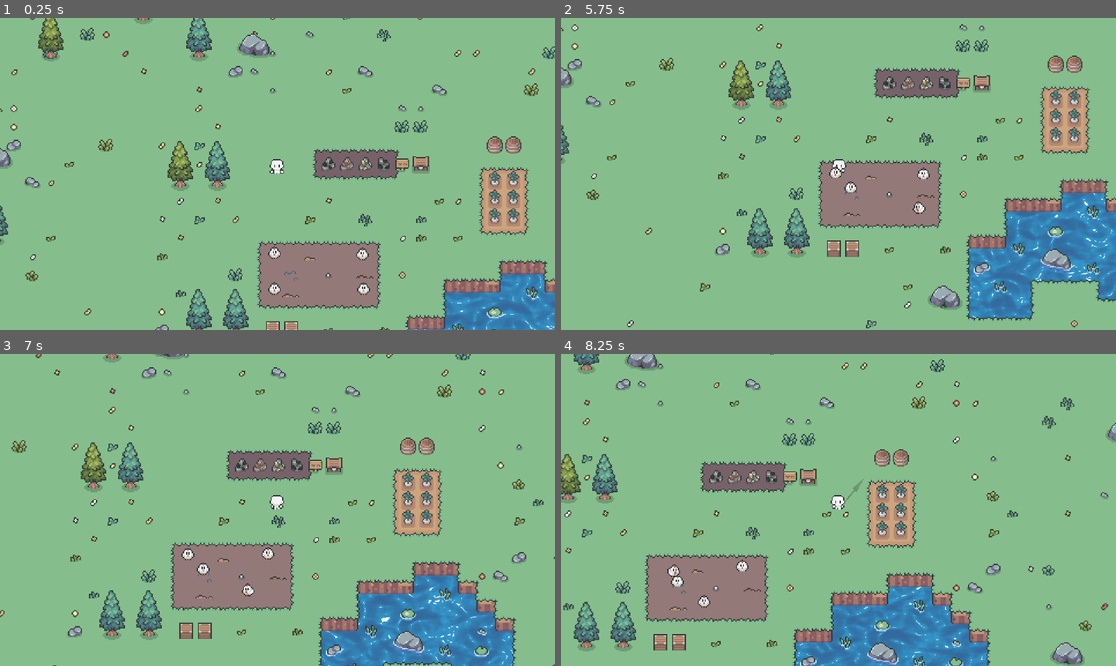
Above: before the commit, frames 1-4 (two rows, left to right).
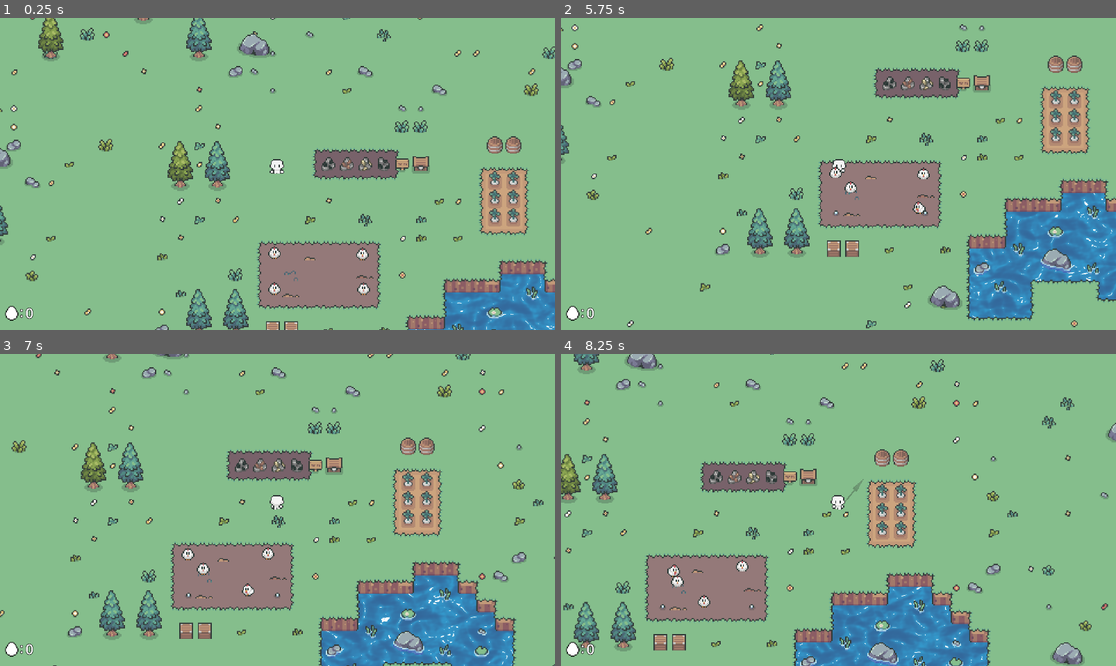
Above: after the commit, the same moments.

Repository: Lord-of-Madness/GameJam2024
Game: Godot game, scene res://Scenes/main_game.tscn
Two runs of this game, one before a commit and one after it. Both use one fixed random seed, a clock stepped at 60 frames per second and the inputs below. The engine's default icon, where the game draws it, is replaced by a stand-in: a white triangle on a blue panel in a dark square.
Inputs (mouse positions are in pixels of both pictures, inside the frame that each line leads up to):
- Up to frame 1 (0.25 s): no input
- Up to frame 2 (5.75 s): tap Enter at 0.5 s; move the mouse to (960, 158) at 0.52 s; hold D (right) 0.53-1.28 s; tap E (interact, bound only after the commit) at 0.6, 1.55, 2.1, 2.85, 3.8, 4.35, 5.1 s; click (960, 158) at 0.67 s; move the mouse to (727, 189) at 1.27 s; hold S (down) 1.28-2.03 s; right-click (727, 189) at 1.35 s; click (727, 189) at 1.42 s; move the mouse to (894, 105) at 2.02 s; hold D (right) 2.03-2.78 s; click (894, 105) at 2.17 s; move the mouse to (810, 236) at 2.77 s; hold W (up) 2.78-3.53 s; click (810, 236) at 2.92 s; move the mouse to (1005, 220) at 3.52 s; hold Right mouse button (Aim) 3.53-4.28 s; hold A (left) 3.53-5.03 s; click (1005, 220) at 3.67 s; move the mouse to (672, 127) at 4.27 s; click (672, 127) at 4.42 s; move the mouse to (866, 174) at 5.02 s; hold S (down) from 5.03 s (still down); click (866, 174) at 5.17 s
- Up to frame 3 (7 s): move the mouse to (194, 432) at 5.77 s; release S (down) at 5.78 s; hold D (right) 5.78-6.53 s; right-click (194, 432) at 5.85 s; click (194, 432) at 5.92 s; tap E (interact, bound only after the commit) at 6.05, 6.6 s; move the mouse to (399, 494) at 6.52 s; hold W (up) from 6.53 s (still down); click (399, 494) at 6.67 s
- Up to frame 4 (8.25 s): move the mouse to (727, 525) at 7.27 s; release W (up) at 7.28 s; hold D (right) 7.28-8.03 s; tap E (interact, bound only after the commit) at 7.35 s; click (727, 525) at 7.42 s; move the mouse to (894, 441) at 8.02 s; hold S (down) from 8.03 s (still down); hold Right mouse button (Aim) from 8.03 s (still down); click (894, 441) at 8.17 s

The runs differ from the first frame. In frame 1, 0.2% of the frame differs, in the area x 0-60%, y 81-98%; in frame 2, 0.2%, in the area x 0-67%, y 55-98%; in frame 3, 0.2%; in frame 4, 0.2%.

Commit message:
create chicken egg counter

Diff:
--- a/Characters/Base_character.tscn
+++ b/Characters/Base_character.tscn
@@ -440,6 +440,7 @@
 radius = 50.0
 
 [node name="BaseCharacter" type="CharacterBody2D"]
+collision_layer = 3
 script = ExtResource("1_7lcwf")
 
 [node name="AnimatedSprite2D" type="AnimatedSprite2D" parent="."]
--- /dev/null
+++ b/Scenes/Egg.tscn
@@ -0,0 +1,25 @@
+[gd_scene load_steps=4 format=3 uid="uid://b4hgikqal8rr5"]
+
+[ext_resource type="Script" path="res://Scenes/egg.gd" id="1_jdb2l"]
+[ext_resource type="Texture2D" uid="uid://dqh6vecxx7c53" path="res://Art/Hana Caraka - Topdown Tileset [sample]/Props/Props-All.png" id="1_vkyny"]
+
+[sub_resource type="CircleShape2D" id="CircleShape2D_8cxor"]
+
+[node name="Egg" type="Node2D"]
+script = ExtResource("1_jdb2l")
+
+[node name="Sprite2D" type="Sprite2D" parent="."]
+position = Vector2(0, -1)
+texture = ExtResource("1_vkyny")
+region_enabled = true
+region_rect = Rect2(0, 80, 16, 16)
+
+[node name="Area2D" type="Area2D" parent="."]
+collision_layer = 0
+collision_mask = 2
+
+[node name="CollisionShape2D" type="CollisionShape2D" parent="Area2D"]
+shape = SubResource("CircleShape2D_8cxor")
+
+[connection signal="body_entered" from="Area2D" to="." method="_on_area_2d_body_entered"]
+[connection signal="body_exited" from="Area2D" to="." method="_on_area_2d_body_exited"]
--- a/Scenes/Health_bar.gd
+++ b/Scenes/Health_bar.gd
@@ -1,11 +1,14 @@
 extends ProgressBar
 
+var base_character: Node2D
+var first_frame := true
 
-func _ready() -> void:
-	%BaseCharacter.health_change.connect(change_hp)
-	max_value = %BaseCharacter.MaxHP
-	value = %BaseCharacter.Health
-
+func _process(delta: float) -> void:
+	if first_frame:
+		first_frame = false
+		base_character.health_change.connect(change_hp)
+		max_value = base_character.MaxHP
+		value = base_character.Health
 
 func change_hp():
-	value = %BaseCharacter.Health
+	value = base_character.Health
--- a/Scenes/Map.tscn
+++ b/Scenes/Map.tscn
@@ -974,7 +974,7 @@
 tile_set = SubResource("TileSet_3k8td")
 
 [node name="GrassLayer" type="TileMapLayer" parent="TileMaps"]
-tile_map_data = PackedByteArray("AAD+//7/AAADAAAAAAD+/wIAAAA …(180367 unchanged characters)… ABAAIAAADa/x0AAAAAAAEAAADa/x4AAAAAAAIAAAD2/wQABwAAAAUAAAA=")
+tile_map_data = PackedByteArray("AAD+//7/AAADAAAAAAD+/wIAAAA …(180367 unchanged characters)… ABAAIAAADa/x0AAAAAAAEAAADa/x4AAAAAAAIAAAA=")
 tile_set = SubResource("TileSet_3k8td")
 
 [node name="OverGrassLayer" type="TileMapLayer" parent="TileMaps"]
--- /dev/null
+++ b/Scenes/UI/UI.tscn
@@ -0,0 +1,111 @@
+[gd_scene load_steps=10 format=3 uid="uid://dq6udp3vcaey"]
+
+[ext_resource type="Script" path="res://Scenes/Health_bar.gd" id="1_pqt8e"]
+[ext_resource type="Script" path="res://Scenes/cycle_announcement.gd" id="2_y38bf"]
+[ext_resource type="LabelSettings" uid="uid://bbm407nhinbqg" path="res://Scenes/LabelData/Pretty_Label.tres" id="3_rtchc"]
+[ext_resource type="Shader" path="res://Scenes/Glitch.gdshader" id="4_v4yd8"]
+[ext_resource type="LabelSettings" uid="uid://bv2est1hx2aj2" path="res://Scenes/LabelData/Bloody_Label.tres" id="5_l6654"]
+[ext_resource type="PackedScene" uid="uid://2hha18fwb78" path="res://Scenes/UI/egg_counter.tscn" id="6_senu2"]
+
+[sub_resource type="StyleBoxFlat" id="StyleBoxFlat_dvggy"]
+bg_color = Color(1, 0, 0, 1)
+
+[sub_resource type="Theme" id="Theme_ilxjc"]
+ProgressBar/styles/fill = SubResource("StyleBoxFlat_dvggy")
+
+[sub_resource type="ShaderMaterial" id="ShaderMaterial_gnyru"]
+shader = ExtResource("4_v4yd8")
+shader_parameter/shake_power = 0.03
+shader_parameter/shake_rate = 0.2
+shader_parameter/shake_speed = 5.0
+shader_parameter/shake_block_size = 30.5
+shader_parameter/shake_color_rate = 0.01
+
+[node name="CanvasLayer" type="CanvasLayer"]
+
+[node name="Control" type="Control" parent="."]
+layout_mode = 3
+anchors_preset = 15
+anchor_right = 1.0
+anchor_bottom = 1.0
+grow_horizontal = 2
+grow_vertical = 2
+mouse_filter = 2
+
+[node name="ProgressBar" type="ProgressBar" parent="Control"]
+layout_mode = 1
+offset_left = 10.0
+offset_right = 50.0
+offset_bottom = 4.0
+scale = Vector2(2, 2)
+theme = SubResource("Theme_ilxjc")
+show_percentage = false
+script = ExtResource("1_pqt8e")
+
+[node name="CycleAnnouncement" type="Control" parent="Control"]
+layout_mode = 1
+anchors_preset = 8
+anchor_left = 0.5
+anchor_top = 0.5
+anchor_right = 0.5
+anchor_bottom = 0.5
+offset_left = -20.0
+offset_top = -14.0
+offset_right = 20.0
+offset_bottom = 14.0
+grow_horizontal = 2
+grow_vertical = 2
+size_flags_vertical = 3
+mouse_filter = 2
+script = ExtResource("2_y38bf")
+
+[node name="Label2" type="Label" parent="Control/CycleAnnouncement"]
+layout_mode = 1
+anchors_preset = 8
+anchor_left = 0.5
+anchor_top = 0.5
+anchor_right = 0.5
+anchor_bottom = 0.5
+offset_left = -352.5
+offset_top = -154.5
+offset_right = 352.5
+offset_bottom = 154.5
+grow_horizontal = 2
+grow_vertical = 2
+text = "With the rising sun
+Everything Changes
+Day begins!"
+label_settings = ExtResource("3_rtchc")
+horizontal_alignment = 1
+vertical_alignment = 1
+
+[node name="Label" type="Label" parent="Control/CycleAnnouncement"]
+material = SubResource("ShaderMaterial_gnyru")
+layout_mode = 1
+anchors_preset = 8
+anchor_left = 0.5
+anchor_top = 0.5
+anchor_right = 0.5
+anchor_bottom = 0.5
+offset_left = -239.5
+offset_top = -154.5
+offset_right = 239.5
+offset_bottom = 154.5
+grow_horizontal = 2
+grow_vertical = 2
+text = "With the setting sun
+EVERYTHING CHANGES
+Night begins!"
+label_settings = ExtResource("5_l6654")
+horizontal_alignment = 1
+vertical_alignment = 1
+
+[node name="EggCounter" parent="Control" instance=ExtResource("6_senu2")]
+layout_mode = 1
+anchors_preset = 2
+anchor_top = 1.0
+offset_top = -25.0
+offset_bottom = -25.0
+grow_vertical = 0
+scale = Vector2(0.5, 0.5)
+size_flags_horizontal = 3
--- /dev/null
+++ b/Scenes/UI/egg_counter.tscn
@@ -0,0 +1,50 @@
+[gd_scene load_steps=3 format=3 uid="uid://2hha18fwb78"]
+
+[ext_resource type="Texture2D" uid="uid://bih1v775yihq7" path="res://Art/egg_icon.png" id="1_llnbe"]
+
+[sub_resource type="LabelSettings" id="LabelSettings_1cjfj"]
+font_size = 24
+outline_size = 3
+outline_color = Color(0, 0, 0, 1)
+
+[node name="EggCounter" type="Control"]
+layout_mode = 3
+anchors_preset = 9
+anchor_bottom = 1.0
+grow_vertical = 2
+scale = Vector2(3, 3)
+
+[node name="TextureRect" type="TextureRect" parent="."]
+layout_mode = 2
+offset_right = 40.0
+offset_bottom = 40.0
+texture = ExtResource("1_llnbe")
+expand_mode = 4
+
+[node name="Container" type="Control" parent="."]
+layout_mode = 2
+anchors_preset = 0
+offset_left = 42.0
+offset_right = 122.0
+offset_bottom = 40.0
+
+[node name="Label" type="Label" parent="Container"]
+layout_mode = 2
+offset_left = -8.0
+offset_top = 2.0
+offset_right = 32.0
+offset_bottom = 36.0
+text = ":"
+label_settings = SubResource("LabelSettings_1cjfj")
+vertical_alignment = 1
+
+[node name="EggCountLabel" type="Label" parent="Container"]
+layout_mode = 0
+offset_left = 2.0
+offset_top = 4.0
+offset_right = 82.0
+offset_bottom = 38.0
+text = "0
+"
+label_settings = SubResource("LabelSettings_1cjfj")
+vertical_alignment = 1
--- a/Scenes/chicken.gd
+++ b/Scenes/chicken.gd
@@ -2,19 +2,27 @@
 
 const MIN_IDLE_TIME := 3.0
 const MAX_IDLE_TIME := 10.0
-
 const MOVEMENT_SPEED := 16.0
+# Maximum number of eggs (of all chickens) in the chicken area.
+const MAX_EGGS_GLOBAL := 2
 
 var rng := RandomNumberGenerator.new()
 var area
 var shape: CollisionShape2D
 var destination: Vector2
 var idle := true
+var egg : Node2D = null
+var eggs_node: Node2D
+var egg_scene
+
+func _ready() -> void:
+	egg_scene = preload("res://Scenes/Egg.tscn")
 
 func _process(delta: float) -> void:
 	if area == null:
 		area = get_parent() as Area2D
 		shape = area.get_child(0) as CollisionShape2D
+		eggs_node = area.get_node("Eggs")
 		start_idle()
 
 	if idle:
@@ -39,6 +47,8 @@
 	$IdleTimer.start(rng.randf_range(MIN_IDLE_TIME, MAX_IDLE_TIME))
 
 func start_walk():
+	try_lay_egg()
+
 	var rect := shape.shape.get_rect()
 	var x := rng.randf_range(rect.position.x, rect.position.x + rect.size.x)
 	var y := rng.randf_range(rect.position.y, rect.position.y + rect.size.y)
@@ -60,3 +70,14 @@
 		$AnimatedSprite2D.play("walk_left")
 	else:
 		$AnimatedSprite2D.play("walk_down")
+
+func try_lay_egg():
+	if egg != null:
+		return
+
+	if eggs_node.get_child_count() >= MAX_EGGS_GLOBAL:
+		return
+
+	egg = egg_scene.instantiate()
+	egg.position = position
+	eggs_node.add_child(egg)
--- /dev/null
+++ b/Scenes/chicken_area.tscn
@@ -0,0 +1,28 @@
+[gd_scene load_steps=3 format=3 uid="uid://b7dgd2bpeqmdx"]
+
+[ext_resource type="PackedScene" uid="uid://cqya1qgay0lur" path="res://Scenes/Chicken.tscn" id="1_6iy0v"]
+
+[sub_resource type="RectangleShape2D" id="RectangleShape2D_jsj1l"]
+size = Vector2(87, 41)
+
+[node name="ChickenArea" type="Area2D"]
+y_sort_enabled = true
+position = Vector2(-51, 116)
+
+[node name="CollisionShape2D" type="CollisionShape2D" parent="."]
+position = Vector2(0.5, 1.5)
+shape = SubResource("RectangleShape2D_jsj1l")
+
+[node name="Eggs" type="Node2D" parent="."]
+
+[node name="Chicken" parent="." instance=ExtResource("1_6iy0v")]
+position = Vector2(-38, -14)
+
+[node name="Chicken2" parent="." instance=ExtResource("1_6iy0v")]
+position = Vector2(38, -13)
+
+[node name="Chicken3" parent="." instance=ExtResource("1_6iy0v")]
+position = Vector2(-38, 17)
+
+[node name="Chicken4" parent="." instance=ExtResource("1_6iy0v")]
+position = Vector2(39, 17)
--- /dev/null
+++ b/Scenes/egg.gd
@@ -0,0 +1,20 @@
+extends Node2D
+
+var is_player_in_range := false
+
+func _ready() -> void:
+	pass
+
+func _process(delta: float) -> void:
+	if !is_player_in_range:
+		return
+
+	if Input.is_action_just_pressed("interact"):
+		PlayerData.egg_count += 1
+		queue_free()
+
+func _on_area_2d_body_entered(body: Node2D) -> void:
+	is_player_in_range = true
+
+func _on_area_2d_body_exited(body: Node2D) -> void:
+	is_player_in_range = false
--- a/Scenes/main_game.gd
+++ b/Scenes/main_game.gd
@@ -11,7 +11,8 @@
 var day = true
 # Called when the node enters the scene tree for the first time.
 func _ready() -> void:
-	Progress = get_node("CanvasLayer/Control/ProgressBar")
+	Progress = $CanvasLayer.get_node("Control/ProgressBar")
+	Progress.base_character = %BaseCharacter
 	%BaseCharacter.position = $SpawnPoint.position
 	%BaseCharacter.death_signal.connect(revive_player)
 	Progress.offset_top = -37
@@ -22,13 +23,8 @@
 	if not shutupIamDebugging:
 		daytheme.play()
 
-
 func revive_player():
 	%BaseCharacter.position = $SpawnPoint.position
-
-# Called every frame. 'delta' is the elapsed time since the previous frame.
-func _process(delta: float) -> void:
-	pass
 
 func night_begins():
 	if not shutupIamDebugging:
--- a/Scenes/main_game.tscn
+++ b/Scenes/main_game.tscn
@@ -1,34 +1,13 @@
-[gd_scene load_steps=17 format=3 uid="uid://rwuknlr3kl4u"]
+[gd_scene load_steps=9 format=3 uid="uid://rwuknlr3kl4u"]
 
 [ext_resource type="Script" path="res://Scenes/main_game.gd" id="1_4f8sh"]
 [ext_resource type="PackedScene" uid="uid://e5x1aso3uw0c" path="res://Scenes/Map.tscn" id="1_a3im0"]
 [ext_resource type="PackedScene" uid="uid://dc0yu32iay8ld" path="res://Scenes/enemy.tscn" id="2_yenkv"]
-[ext_resource type="PackedScene" uid="uid://cqya1qgay0lur" path="res://Scenes/Chicken.tscn" id="3_cl2rf"]
-[ext_resource type="Script" path="res://Scenes/Health_bar.gd" id="4_dmxu2"]
-[ext_resource type="Script" path="res://Scenes/cycle_announcement.gd" id="5_8yxll"]
-[ext_resource type="Shader" path="res://Scenes/Glitch.gdshader" id="5_wt5iu"]
-[ext_resource type="LabelSettings" uid="uid://bbm407nhinbqg" path="res://Scenes/LabelData/Pretty_Label.tres" id="6_wvree"]
-[ext_resource type="LabelSettings" uid="uid://bv2est1hx2aj2" path="res://Scenes/LabelData/Bloody_Label.tres" id="8_x2o6i"]
+[ext_resource type="PackedScene" uid="uid://dq6udp3vcaey" path="res://Scenes/UI/UI.tscn" id="8_15xpe"]
 [ext_resource type="PackedScene" uid="uid://bwbscfbgtifl4" path="res://Characters/Base_character.tscn" id="9_kdaui"]
 [ext_resource type="AudioStream" uid="uid://bkokx2tgeumq8" path="res://Art/Music/Night-theme.mp3" id="10_4m1tr"]
 [ext_resource type="AudioStream" uid="uid://d15gueecn504r" path="res://Art/Music/Day-theme.mp3" id="11_gexmh"]
-
-[sub_resource type="StyleBoxFlat" id="StyleBoxFlat_dvggy"]
-bg_color = Color(1, 0, 0, 1)
-
-[sub_resource type="Theme" id="Theme_ilxjc"]
-ProgressBar/styles/fill = SubResource("StyleBoxFlat_dvggy")
-
-[sub_resource type="ShaderMaterial" id="ShaderMaterial_gnyru"]
-shader = ExtResource("5_wt5iu")
-shader_parameter/shake_power = 0.03
-shader_parameter/shake_rate = 0.2
-shader_parameter/shake_speed = 5.0
-shader_parameter/shake_block_size = 30.5
-shader_parameter/shake_color_rate = 0.01
-
-[sub_resource type="RectangleShape2D" id="RectangleShape2D_jsj1l"]
-size = Vector2(87, 41)
+[ext_resource type="PackedScene" uid="uid://b7dgd2bpeqmdx" path="res://Scenes/chicken_area.tscn" id="12_bvkh0"]
 
 [node name="Main game" type="Node2D"]
 y_sort_enabled = true
@@ -47,83 +26,6 @@
 [node name="Enemy3" parent="." instance=ExtResource("2_yenkv")]
 position = Vector2(292, 192)
 
-[node name="CanvasLayer" type="CanvasLayer" parent="."]
-
-[node name="Control" type="Control" parent="CanvasLayer"]
-layout_mode = 3
-anchors_preset = 15
-anchor_right = 1.0
-anchor_bottom = 1.0
-grow_horizontal = 2
-grow_vertical = 2
-mouse_filter = 2
-
-[node name="ProgressBar" type="ProgressBar" parent="CanvasLayer/Control"]
-layout_mode = 1
-anchors_preset = -1
-anchor_right = 0.206
-anchor_bottom = 0.025
-offset_left = 6.0
-offset_top = 7.0
-offset_right = 6.0
-offset_bottom = 7.0
-grow_horizontal = 2
-grow_vertical = 2
-theme = SubResource("Theme_ilxjc")
-show_percentage = false
-script = ExtResource("4_dmxu2")
-
-[node name="CycleAnnouncement" type="Control" parent="CanvasLayer/Control"]
-layout_mode = 1
-anchors_preset = 15
-anchor_right = 1.0
-anchor_bottom = 1.0
-grow_horizontal = 2
-grow_vertical = 2
-mouse_filter = 2
-script = ExtResource("5_8yxll")
-
-[node name="Label2" type="Label" parent="CanvasLayer/Control/CycleAnnouncement"]
-layout_mode = 1
-anchors_preset = 8
-anchor_left = 0.5
-anchor_top = 0.5
-anchor_right = 0.5
-anchor_bottom = 0.5
-offset_left = -352.5
-offset_top = -154.5
-offset_right = 352.5
-offset_bottom = 154.5
-grow_horizontal = 2
-grow_vertical = 2
-text = "With the rising sun
-Everything Changes
-Day begins!"
-label_settings = ExtResource("6_wvree")
-horizontal_alignment = 1
-vertical_alignment = 1
-
-[node name="Label" type="Label" parent="CanvasLayer/Control/CycleAnnouncement"]
-material = SubResource("ShaderMaterial_gnyru")
-layout_mode = 1
-anchors_preset = 8
-anchor_left = 0.5
-anchor_top = 0.5
-anchor_right = 0.5
-anchor_bottom = 0.5
-offset_left = -239.5
-offset_top = -154.5
-offset_right = 239.5
-offset_bottom = 154.5
-grow_horizontal = 2
-grow_vertical = 2
-text = "With the setting sun
-EVERYTHING CHANGES
-Night begins!"
-label_settings = ExtResource("8_x2o6i")
-horizontal_alignment = 1
-vertical_alignment = 1
-
 [node name="SpawnPoint" type="Node2D" parent="."]
 position = Vector2(-86.979, 28.4822)
 
@@ -139,22 +41,6 @@
 [node name="DayStreamPlayer" type="AudioStreamPlayer" parent="."]
 stream = ExtResource("11_gexmh")
 
-[node name="ChickenArea" type="Area2D" parent="."]
-y_sort_enabled = true
-position = Vector2(-51, 116)
+[node name="ChickenArea" parent="." instance=ExtResource("12_bvkh0")]
 
-[node name="CollisionShape2D" type="CollisionShape2D" parent="ChickenArea"]
-position = Vector2(0.5, 1.5)
-shape = SubResource("RectangleShape2D_jsj1l")
-
-[node name="Chicken" parent="ChickenArea" instance=ExtResource("3_cl2rf")]
-position = Vector2(-38, -14)
-
-[node name="Chicken2" parent="ChickenArea" instance=ExtResource("3_cl2rf")]
-position = Vector2(38, -13)
-
-[node name="Chicken3" parent="ChickenArea" instance=ExtResource("3_cl2rf")]
-position = Vector2(-38, 17)
-
-[node name="Chicken4" parent="ChickenArea" instance=ExtResource("3_cl2rf")]
-position = Vector2(39, 17)
+[node name="CanvasLayer" parent="." instance=ExtResource("8_15xpe")]
--- /dev/null
+++ b/Scripts/PlayerData.gd
@@ -0,0 +1,3 @@
+extends Node
+
+var egg_count := 0
--- a/project.godot
+++ b/project.godot
@@ -14,6 +14,10 @@
 run/main_scene="res://Scenes/main_game.tscn"
 config/features=PackedStringArray("4.3", "Forward Plus")
 config/icon="res://icon.svg"
+
+[autoload]
+
+PlayerData="*res://Scripts/PlayerData.gd"
 
 [display]
 
@@ -82,6 +86,12 @@
 "events": [Object(InputEventJoypadMotion,"resource_local_to_scene":false,"resource_name":"","device":-1,"axis":2,"axis_value":1.0,"script":null)
 ]
 }
+interact={
+"deadzone": 0.5,
+"events": [Object(InputEventKey,"resource_local_to_scene":false,"resource_name":"","device":-1,"window_id":0,"alt_pressed":false,"shift_pressed":false,"ctrl_pressed":false,"meta_pressed":false,"pressed":false,"keycode":0,"physical_keycode":69,"key_label":0,"unicode":101,"location":0,"echo":false,"script":null)
+, Object(InputEventJoypadButton,"resource_local_to_scene":false,"resource_name":"","device":-1,"button_index":0,"pressure":0.0,"pressed":true,"script":null)
+]
+}
 
 [rendering]
 
Binary file added: Art/egg_icon.png
Not shown: 1 places in Scenes/enemy.tscn that only renumber resources
